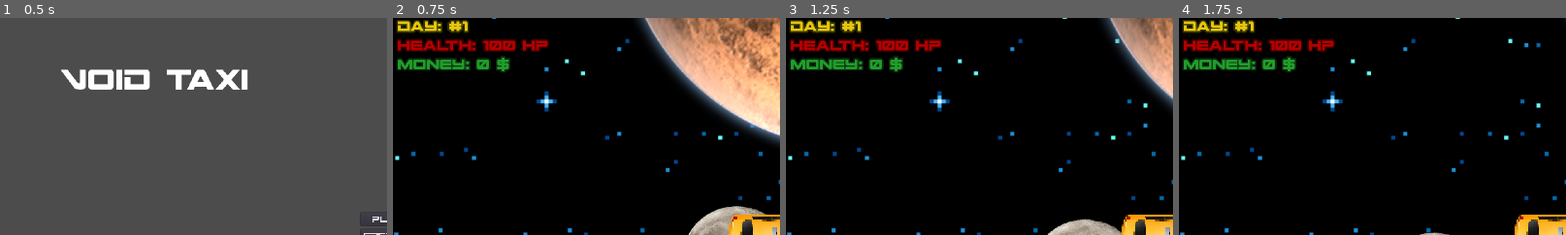
Above: before the commit, frames 1-4 (left to right).
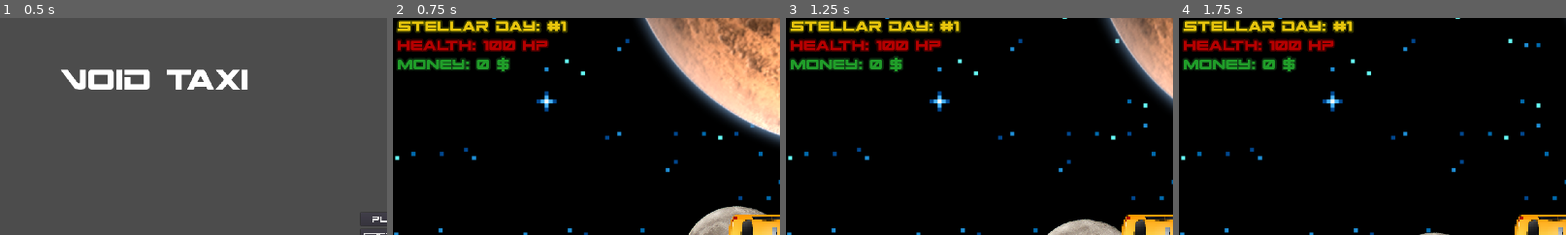
Above: after the commit, the same moments.

Repository: game-jam-team-gut/void-taxi
Game: Godot game, scene res://MainMenu.tscn
The game is run twice, just before and just after one commit, with the same random seed, the same clock (stepped at 60 frames per second) and the same inputs. The engine's default icon, where the game draws it, is replaced by a stand-in: a white triangle on a blue panel in a dark square.
Inputs:
- Up to frame 1 (0.5 s): no input
- Up to frame 2 (0.75 s): click "Play" at 0.5 s
- Up to frame 3 (1.25 s): no input
- Up to frame 4 (1.75 s): hold Right (ui_right) from 1.28 s (still down)
The pictures show only the part of the screen within x 0-50%, y 0-50%; the shares and areas given below are measured in that part.

Frame 1 is identical in both runs. In frame 2, 1.8% of the frame differs, in the area x 1-46%, y 0-8%; in frame 3, 1.8%; in frame 4, 1.8%.

Commit message:
Improved day cycle system, starting the rent system

Diff:
--- /dev/null
+++ b/Void/DayCycle.gd
@@ -0,0 +1,19 @@
+extends Node
+
+onready var timer=get_node("Timer")
+onready var daycycle_label = get_node("../CanvasLayer/HBoxContainer/VBoxContainer/Day")
+var day = 0
+
+func _ready(): #setting the timer time to 515 seconds (~7 days in 1 hour) and starting the timer, calling a timeout when it ends
+	timer.set_wait_time(515)
+	timer.start()
+	_on_Timer_timeout()
+
+func _on_Timer_timeout():
+	day+=1
+
+func update_daycycle_UI():
+	daycycle_label.text = "Stellar day: #" + var2str(day)
+
+func _process(delta):
+	update_daycycle_UI()
--- a/Void/Taxi.tscn
+++ b/Void/Taxi.tscn
@@ -1,7 +1,8 @@
-[gd_scene load_steps=12 format=2]
+[gd_scene load_steps=13 format=2]
 
 [ext_resource path="res://Void/Taxi/void-taxi.png" type="Texture" id=1]
 [ext_resource path="res://Void/Taxi/Taxi.gd" type="Script" id=2]
+[ext_resource path="res://Void/DayCycle.gd" type="Script" id=3]
 [ext_resource path="res://Void/Taxi/PassengerSystem.gd" type="Script" id=4]
 [ext_resource path="res://spaceranger.ttf" type="DynamicFontData" id=5]
 
@@ -47,6 +48,13 @@
 
 [node name="PassengerSystem" type="Node" parent="."]
 script = ExtResource( 4 )
+
+[node name="RentSystem" type="Node" parent="."]
+
+[node name="DayCycleSystem" type="Node" parent="."]
+script = ExtResource( 3 )
+
+[node name="Timer" type="Timer" parent="DayCycleSystem"]
 
 [node name="PassengerDetector" type="Area2D" parent="."]
 collision_layer = 262144
@@ -145,7 +153,5 @@
 scale = Vector2( 1, 10 )
 enabled = true
 cast_to = Vector2( -130, 0 )
-
-[node name="Timer" type="Timer" parent="."]
+[connection signal="timeout" from="DayCycleSystem/Timer" to="DayCycleSystem" method="_on_Timer_timeout"]
 [connection signal="area_entered" from="PassengerDetector" to="PassengerSystem" method="_on_PassengerDetector_area_entered"]
-[connection signal="timeout" from="Timer" to="." method="_on_Timer_timeout"]
--- a/Void/Taxi/Taxi.gd
+++ b/Void/Taxi/Taxi.gd
@@ -23,9 +23,6 @@
 
 var money = 0
 var health = 100
-
-onready var timer=get_node("Timer")
-var day = 0
 
 onready var collision_raycast_forward = get_node("RayCast2DForward")
 onready var collision_raycast_backwards = get_node("RayCast2DBackwards")
@@ -76,18 +73,12 @@
 	rotation += rotation_dir * ROTATION_FACTOR * delta
 	collision = move_and_collide(velocity * delta) #registering collisions for bounce mechanic
 
-func _ready(): #setting the timer time to 600 seconds (10 minutes) and starting the timer, calling a timeout when it ends
-	timer.set_wait_time(600)
-	timer.start()
-	_on_Timer_timeout()
-
 func check_health():
 	if(health<=0): #game over
 		get_tree().change_scene("res://MainMenu.tscn")
 
 func taxi_UI():
 	$CanvasLayer/HBoxContainer/VBoxContainer/Health.text = "Health: " + var2str(health) + " HP" #current health
-	$CanvasLayer/HBoxContainer/VBoxContainer/Day.text = "Day: #" + var2str(day) #current day
 	$CanvasLayer/HBoxContainer/VBoxContainer/Money.text = "Money: " + var2str(money) + " $" #current money
 	if collision_raycast_forward.is_colliding() || collision_raycast_backwards.is_colliding():
 		$CanvasLayer/HBoxContainer2/VBoxContainer2/Speed.text = "Speed: 0 footballfields/s"
@@ -99,6 +90,3 @@
 
 func emit_passenger_delivered_signal(planet):
 	emit_signal("passenger_delivered", planet)
-
-func _on_Timer_timeout():
-	day+=1
